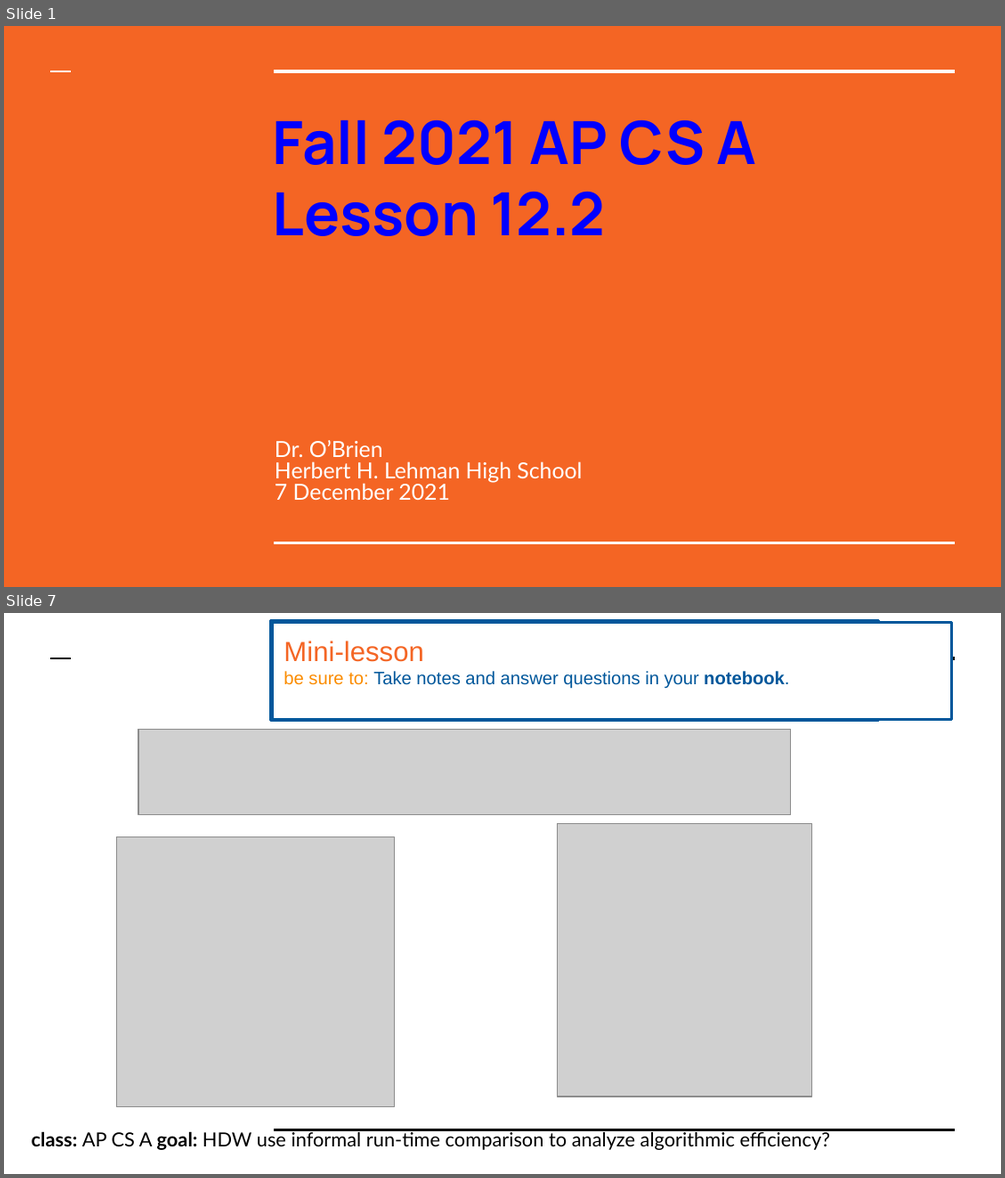
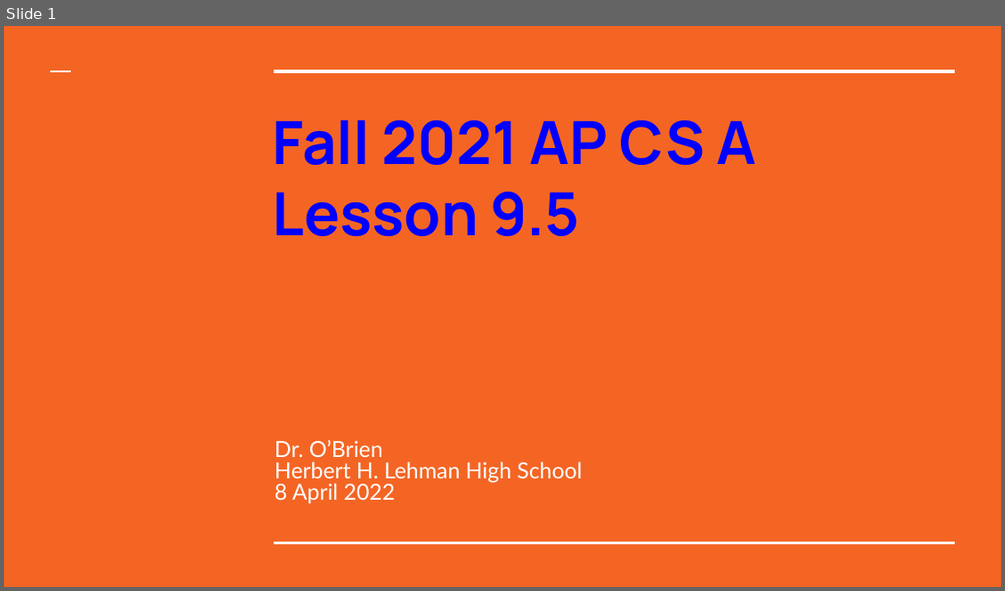
Before and after one commit to cobrien87/work, a slide deck: old/apcsa_12_2.pptx. Shown one above the other, each under a label of ours: slides 1 and 7 before the commit, slide 1 after it; the slides between them are not shown. The pictures are 1005x1178 and 1005x591 pixels, drawn with LibreOffice and Linux fonts; fonts in the diff are those of the drawing; grey boxes stand for pictures; background and template pictures are left out. Boxes give left, top, right and bottom in pixels: in the first picture for what was removed or moved away, otherwise in the second. Text is boxed around its words. In the diff, an @@ line names an element or a change of style, - is before the commit and + after.

```diff
--- a/old/apcsa_12_2.pptx
+++ b/old/apcsa_12_2.pptx
@@ slide 7 removed at (4, 613, 1001, 1174), background #FFFFFF @@
@@ rectangle removed at (271, 621, 879, 721) @@
@@ rectangle removed at (272, 622, 952, 719) @@
@@ line removed from (51, 657) to (71, 657) @@
@@ line removed from (275, 657) to (955, 657) @@
@@ text removed at (283, 641, 789, 689) @@
-Mini-lesson
-be sure to: Take notes and answer questions in your notebook.
@@ picture removed at (138, 730, 791, 815) @@
@@ picture removed at (558, 823, 811, 1096) @@
@@ picture removed at (117, 837, 395, 1106) @@
@@ text removed at (32, 1129, 831, 1150) @@
-class: AP CS A goal: HDW use informal run-time comparison to analyze algorithmic efficiency?
@@ line removed from (275, 1129) to (955, 1129) @@
@@ slide 1 changed as well @@
@@ title at (273, 192, 580, 236): text changed @@
-Lesson 12.2
+Lesson 9.5
@@ subtitle at (275, 483, 396, 504): text changed @@
-7 December 2021
+8 April 2022
```
Also in this commit, not shown: 7 slides added, 7 other slides removed, 9 other files.
